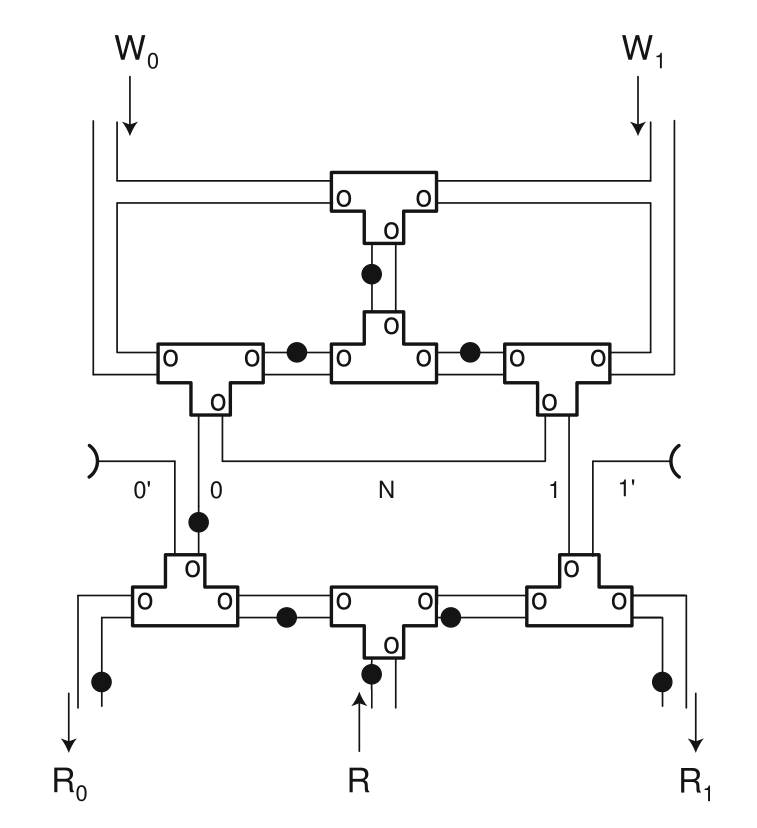
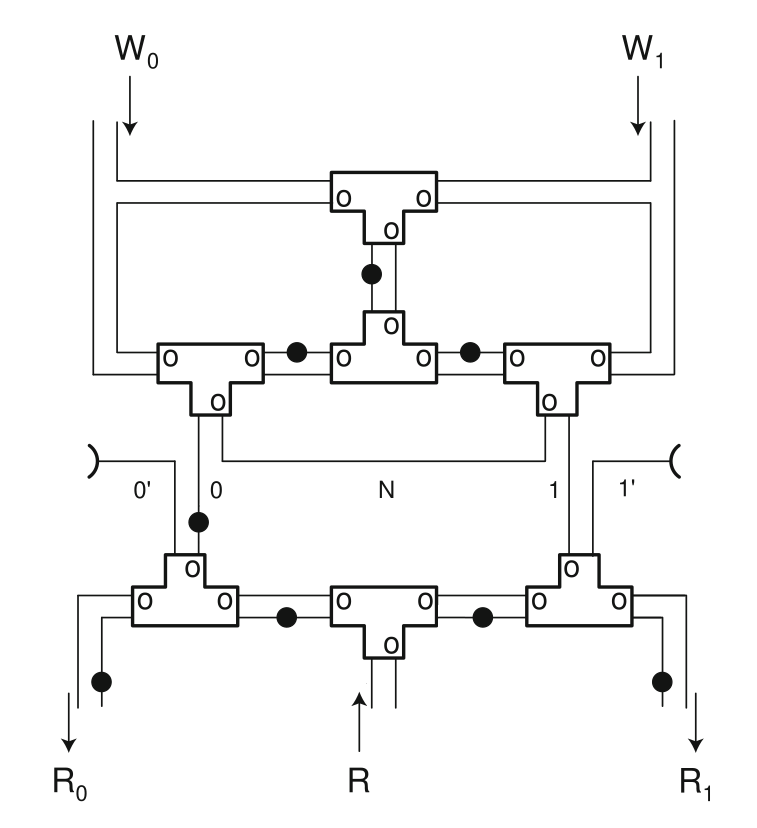
Layer changes from the first 757 × 828 image to the second:
painted on "NonPolarMemory.png" over (361, 607, 494, 708)
